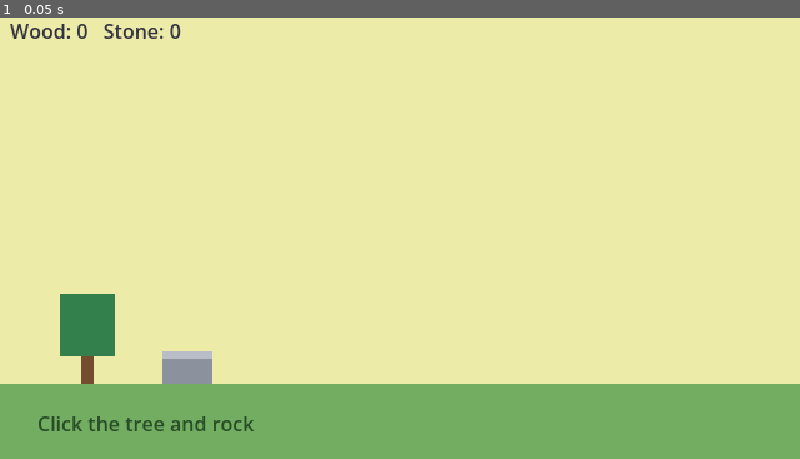
Above: before the commit, frame 1.
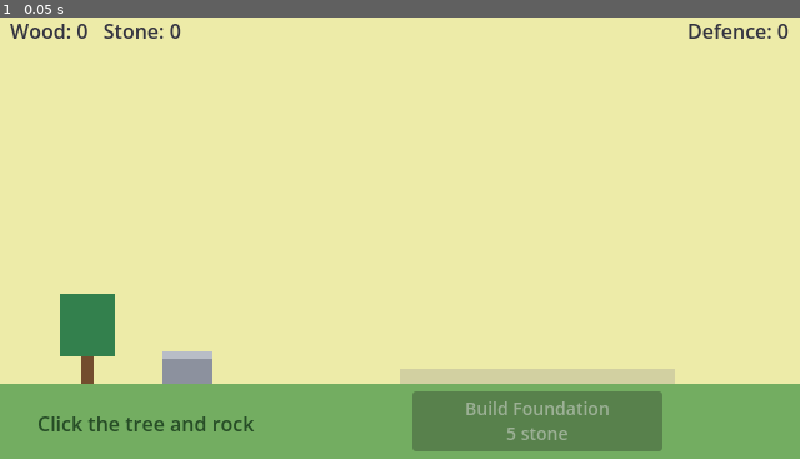
Above: after the commit, the same moment.

Repository: henrikmoepe-del/basebygger
Game: Godot game, scene res://scenes/main.tscn
The game is run twice, just before and just after one commit, with the same random seed, the same clock (stepped at 60 frames per second) and the same inputs.
Inputs:
- Up to frame 1 (0.05 s): no input

The runs differ from the first frame. In frame 1, 5.5% of the frame differs, in the area x 50-99%, y 1-99%.

Commit message:
Add castle building with defence pieces
Castle pieces are defined as data (cost, shape, defence value) and
built in order with wood and stone. The HUD shows the next piece,
its cost and the castle's total defence, and the castle draws a
faint preview of the next piece.

Co-Authored-By: Claude Opus 5.5 <noreply@anthropic.com>

Diff:
--- a/scenes/main.tscn
+++ b/scenes/main.tscn
@@ -2,6 +2,7 @@
 
 [ext_resource type="Script" path="res://scripts/gather_spot.gd" id="1_gather"]
 [ext_resource type="Script" path="res://scripts/hud.gd" id="2_hud"]
+[ext_resource type="Script" path="res://scripts/castle.gd" id="3_castle"]
 
 [node name="Main" type="Node2D"]
 
@@ -30,6 +31,10 @@
 resource_type = "stone"
 size = Vector2(40, 26)
 
+[node name="Castle" type="Node2D" parent="."]
+position = Vector2(430, 300)
+script = ExtResource("3_castle")
+
 [node name="HUD" type="CanvasLayer" parent="."]
 script = ExtResource("2_hud")
 
@@ -43,6 +48,27 @@
 theme_override_colors/font_color = Color(0.2, 0.2, 0.25, 1)
 text = "Wood: 0   Stone: 0"
 
+[node name="DefenceLabel" type="Label" parent="HUD"]
+unique_name_in_owner = true
+offset_left = 480.0
+offset_top = 6.0
+offset_right = 632.0
+offset_bottom = 30.0
+mouse_filter = 2
+theme_override_colors/font_color = Color(0.2, 0.2, 0.25, 1)
+text = "Defence: 0"
+horizontal_alignment = 2
+
+[node name="BuildButton" type="Button" parent="HUD"]
+unique_name_in_owner = true
+offset_left = 330.0
+offset_top = 306.0
+offset_right = 530.0
+offset_bottom = 354.0
+focus_mode = 0
+theme_override_font_sizes/font_size = 14
+text = "Build"
+
 [node name="HintLabel" type="Label" parent="HUD"]
 offset_left = 30.0
 offset_top = 320.0
--- /dev/null
+++ b/scripts/castle.gd
@@ -0,0 +1,27 @@
+extends Node2D
+## Draws the castle from GameState: every built piece, plus a faint
+## preview of the next piece so the player sees what they are saving for.
+
+const CastleData = preload("res://scripts/castle_data.gd")
+
+
+func _ready() -> void:
+	GameState.castle_changed.connect(queue_redraw)
+
+
+func _draw() -> void:
+	var built: Array = CastleData.PIECES.slice(0, GameState.built_count)
+	for layer in [-1, 0, 1]:
+		for piece: Dictionary in built:
+			if piece.layer == layer:
+				_draw_piece(piece, 1.0)
+	var next: Dictionary = GameState.next_piece()
+	if not next.is_empty():
+		_draw_piece(next, 0.25)
+
+
+func _draw_piece(piece: Dictionary, alpha: float) -> void:
+	for r: Rect2 in piece.rects:
+		draw_rect(r, Color(piece.color, alpha))
+	for r: Rect2 in piece.get("details", []):
+		draw_rect(r, Color(piece.detail_color, alpha))
--- /dev/null
+++ b/scripts/castle_data.gd
@@ -0,0 +1,88 @@
+extends RefCounted
+## The castle's build order, as plain data.
+## Each piece is a defence: its "defence" value is what the later 3D
+## wave-defence mode will read to know how strong the castle is.
+##
+## Rects are placeholder art, relative to the castle's ground-centre point
+## (x right, y up is negative). "layer" decides draw order: low = behind.
+
+const STONE := Color(0.64, 0.64, 0.68)
+const STONE_DARK := Color(0.50, 0.50, 0.55)
+const WOOD := Color(0.48, 0.32, 0.20)
+const WOOD_DARK := Color(0.33, 0.21, 0.13)
+const BANNER := Color(0.78, 0.22, 0.22)
+
+const PIECES := [
+	{
+		"id": "foundation", "name": "Foundation", "defence": 0, "layer": 0,
+		"cost": {"stone": 5},
+		"color": STONE_DARK,
+		"rects": [Rect2(-110, -12, 220, 12)],
+	},
+	{
+		"id": "wall", "name": "Curtain Wall", "defence": 10, "layer": 0,
+		"cost": {"stone": 10, "wood": 5},
+		"color": STONE,
+		"rects": [Rect2(-100, -52, 200, 40)],
+	},
+	{
+		"id": "gate", "name": "Gate", "defence": 5, "layer": 1,
+		"cost": {"wood": 15},
+		"color": WOOD,
+		"rects": [Rect2(-16, -40, 32, 40)],
+		"detail_color": WOOD_DARK,
+		"details": [Rect2(-16, -30, 32, 3), Rect2(-16, -14, 32, 3), Rect2(-1, -40, 2, 40)],
+	},
+	{
+		"id": "tower_left", "name": "Left Tower", "defence": 15, "layer": 1,
+		"cost": {"stone": 25, "wood": 10},
+		"color": STONE,
+		"rects": [
+			Rect2(-124, -92, 36, 92),
+			Rect2(-124, -100, 8, 8), Rect2(-110, -100, 8, 8), Rect2(-96, -100, 8, 8),
+		],
+		"detail_color": STONE_DARK,
+		"details": [Rect2(-109, -76, 6, 14)],
+	},
+	{
+		"id": "tower_right", "name": "Right Tower", "defence": 15, "layer": 1,
+		"cost": {"stone": 30, "wood": 12},
+		"color": STONE,
+		"rects": [
+			Rect2(88, -92, 36, 92),
+			Rect2(88, -100, 8, 8), Rect2(102, -100, 8, 8), Rect2(116, -100, 8, 8),
+		],
+		"detail_color": STONE_DARK,
+		"details": [Rect2(103, -76, 6, 14)],
+	},
+	{
+		"id": "battlements", "name": "Battlements", "defence": 10, "layer": 0,
+		"cost": {"stone": 40},
+		"color": STONE,
+		"rects": [
+			Rect2(-84, -60, 12, 8), Rect2(-60, -60, 12, 8), Rect2(-36, -60, 12, 8),
+			Rect2(-12, -60, 12, 8), Rect2(12, -60, 12, 8), Rect2(36, -60, 12, 8),
+			Rect2(60, -60, 12, 8),
+		],
+	},
+	{
+		"id": "keep", "name": "Keep", "defence": 25, "layer": -1,
+		"cost": {"stone": 80, "wood": 40},
+		"color": STONE_DARK,
+		"rects": [
+			Rect2(-40, -140, 80, 140),
+			Rect2(-40, -148, 8, 8), Rect2(-22, -148, 8, 8), Rect2(-4, -148, 8, 8),
+			Rect2(14, -148, 8, 8), Rect2(32, -148, 8, 8),
+		],
+		"detail_color": Color(0.25, 0.25, 0.30),
+		"details": [Rect2(-22, -122, 8, 16), Rect2(14, -122, 8, 16), Rect2(-4, -92, 8, 16)],
+	},
+	{
+		"id": "banner", "name": "Banner", "defence": 5, "layer": -1,
+		"cost": {"wood": 60},
+		"color": WOOD_DARK,
+		"rects": [Rect2(-1, -178, 2, 30)],
+		"detail_color": BANNER,
+		"details": [Rect2(1, -178, 18, 10)],
+	},
+]
--- a/scripts/game_state.gd
+++ b/scripts/game_state.gd
@@ -3,10 +3,49 @@
 ## so the 2D builder and the later 3D mode can share the same state.
 
 signal resources_changed
+signal castle_changed
+
+const CastleData = preload("res://scripts/castle_data.gd")
 
 var resources := {"wood": 0, "stone": 0}
+## How many castle pieces are built, in CastleData.PIECES order.
+var built_count := 0
 
 
 func add_resource(type: String, amount: int) -> void:
 	resources[type] += amount
 	resources_changed.emit()
+
+
+func can_afford(cost: Dictionary) -> bool:
+	for type: String in cost:
+		if resources[type] < cost[type]:
+			return false
+	return true
+
+
+## The next piece to build, or an empty Dictionary when the castle is done.
+func next_piece() -> Dictionary:
+	if built_count >= CastleData.PIECES.size():
+		return {}
+	return CastleData.PIECES[built_count]
+
+
+func build_next() -> bool:
+	var piece := next_piece()
+	if piece.is_empty() or not can_afford(piece.cost):
+		return false
+	for type: String in piece.cost:
+		resources[type] -= piece.cost[type]
+	built_count += 1
+	resources_changed.emit()
+	castle_changed.emit()
+	return true
+
+
+## Sum of the defence of every built piece. The 3D mode will use this.
+func total_defence() -> int:
+	var total := 0
+	for i in built_count:
+		total += CastleData.PIECES[i].defence
+	return total
--- a/scripts/hud.gd
+++ b/scripts/hud.gd
@@ -2,12 +2,32 @@
 ## On-screen text and buttons. Only reads GameState and reacts to its signals.
 
 @onready var resources_label: Label = %ResourcesLabel
+@onready var defence_label: Label = %DefenceLabel
+@onready var build_button: Button = %BuildButton
 
 
 func _ready() -> void:
 	GameState.resources_changed.connect(_refresh)
+	GameState.castle_changed.connect(_refresh)
+	build_button.pressed.connect(GameState.build_next)
 	_refresh()
 
 
 func _refresh() -> void:
 	resources_label.text = "Wood: %d   Stone: %d" % [GameState.resources.wood, GameState.resources.stone]
+	defence_label.text = "Defence: %d" % GameState.total_defence()
+
+	var piece := GameState.next_piece()
+	if piece.is_empty():
+		build_button.text = "Castle complete"
+		build_button.disabled = true
+		return
+	build_button.text = "Build %s\n%s" % [piece.name, _cost_text(piece.cost)]
+	build_button.disabled = not GameState.can_afford(piece.cost)
+
+
+func _cost_text(cost: Dictionary) -> String:
+	var parts: PackedStringArray = []
+	for type: String in cost:
+		parts.append("%d %s" % [cost[type], type])
+	return ", ".join(parts)
Not shown, changed: CLAUDE.md
